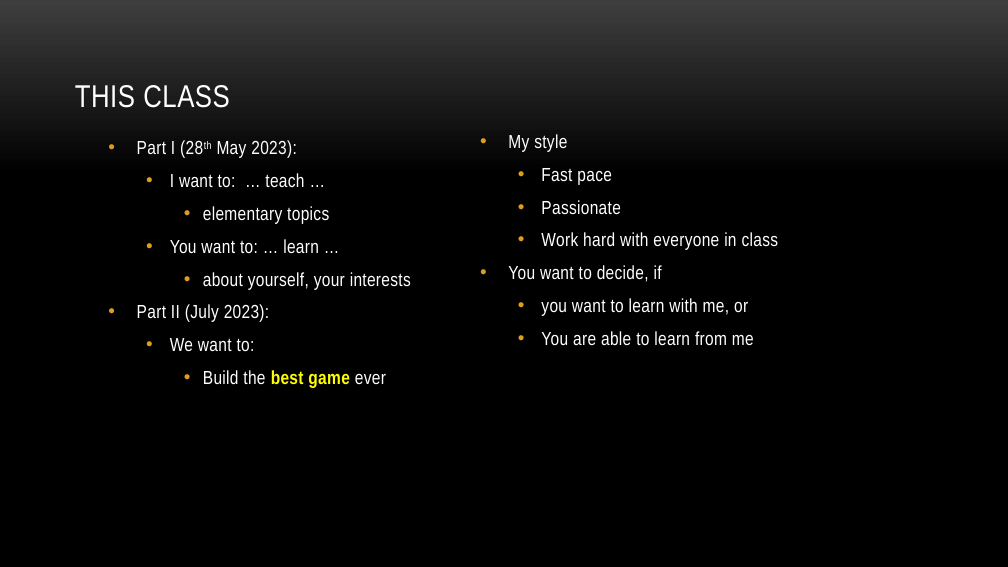
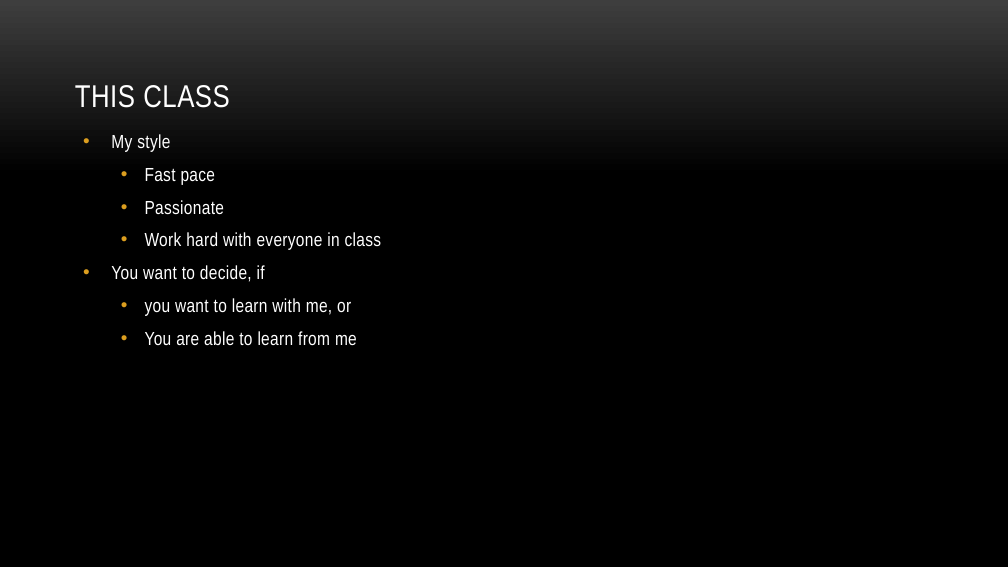
Before and after one commit to myuwbclasses/IntroGameDev-XJTU, a slide deck: slide 11 of PPT/Intro.pptx (slide 14 before the commit). Drawn at 1008x567 pixels with LibreOffice and Linux fonts; fonts in the diff are those of the drawing; background and template pictures are left out. Boxes give left, top, right and bottom in pixels: in the first picture for what was removed or moved away, otherwise in the second. Text is boxed around its words. In the diff, an @@ line names an element or a change of style, - is before the commit and + after.

```diff
--- a/PPT/Intro.pptx
+++ b/PPT/Intro.pptx
@@ text "My style" rewrapped from [508,168,779,346] to [111,134,382,346] @@
@@ text removed at [137,140,411,388] @@
-• Part I (28th May 2023):
-  • I want to: … teach …
-    • elementary topics
-  • You want to: … learn …
-    • about yourself, your interests
-• Part II (July 2023):
-  • We want to:
-    • Build the best game ever
```
Also in this commit, not shown: 6 other slides changed, 1 slide added, 3 slides removed, 3 other files.
